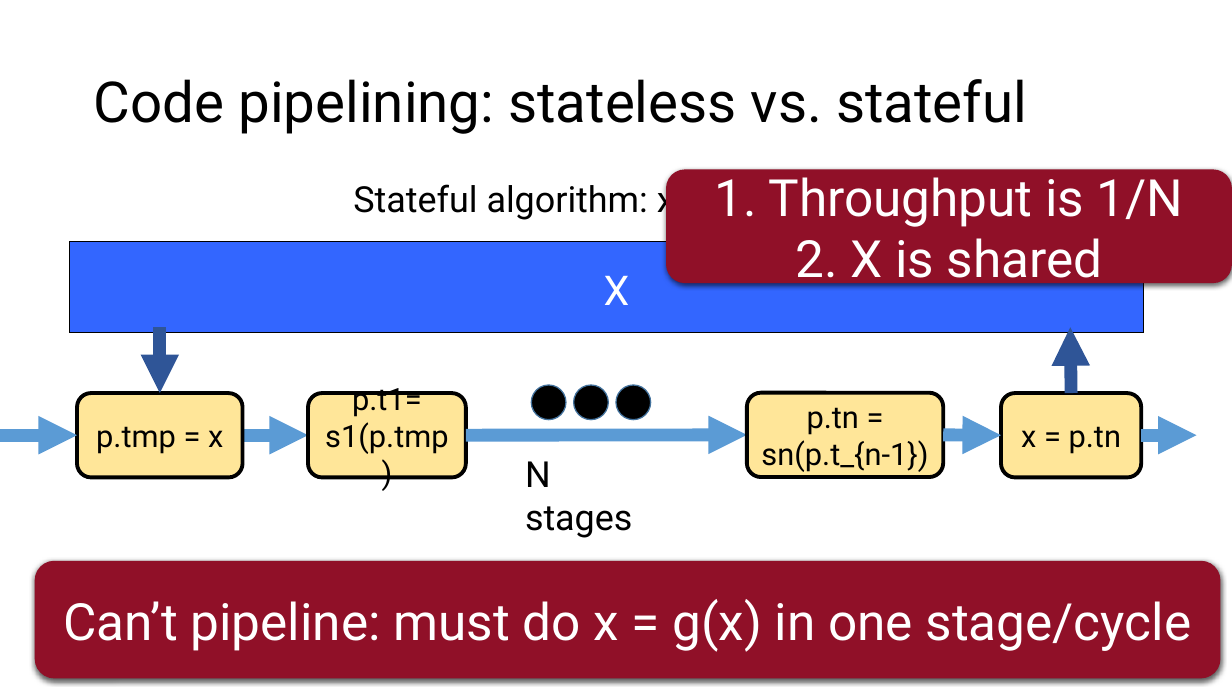
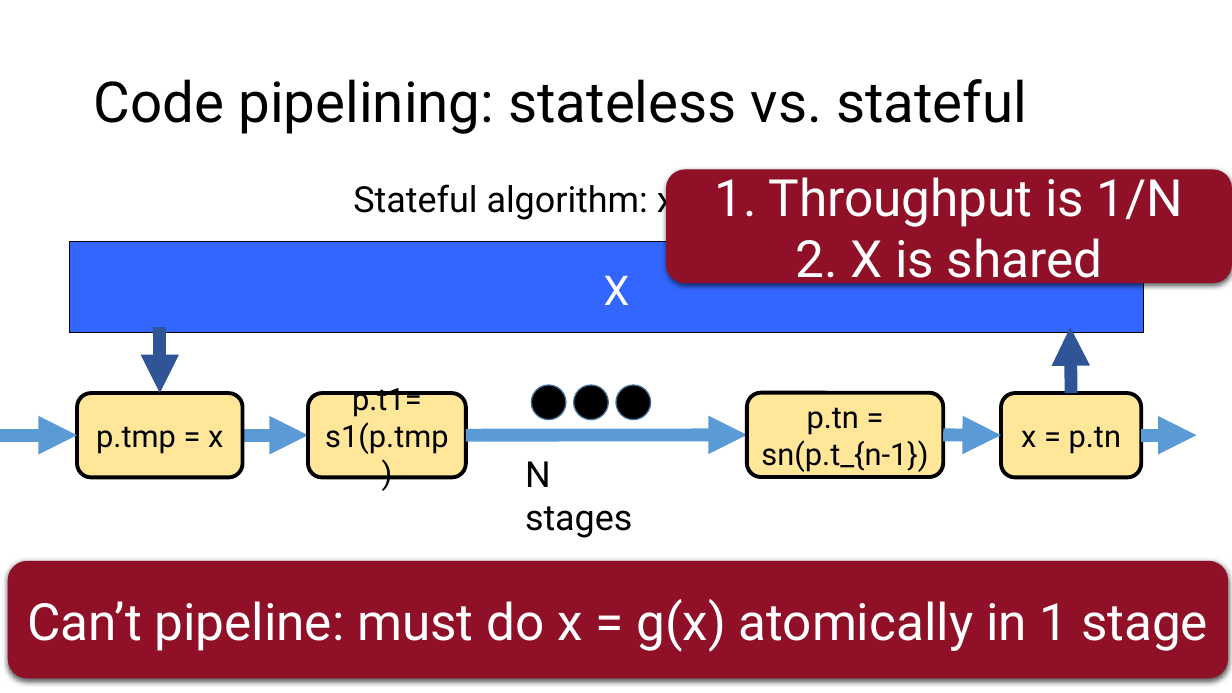
Before and after one commit to anirudhSK/pifo-domino-marple-ppts, a slide deck: slide 34 of combined_domino_pifo.pptx. Drawn at 1232x693 pixels with LibreOffice and Linux fonts; fonts in the diff are those of the drawing. Boxes give left, top, right and bottom in pixels: in the first picture for what was removed or moved away, otherwise in the second. Text is boxed around its words. In the diff, an @@ line names an element or a change of style, - is before the commit and + after.

```diff
--- a/combined_domino_pifo.pptx
+++ b/combined_domino_pifo.pptx
@@ rounded rectangle "Can’t pipeline: must do x ...": place and size @@
-rounded rectangle "Can’t pipeline: must do x ..." at box(35, 561, 1221, 678)
+rounded rectangle "Can’t pipeline: must do x ..." at box(7, 561, 1228, 678)
@@ text in rounded rectangle at box(27, 599, 1208, 652): text changed @@
-Can’t pipeline: must do x = g(x) in one stage/cycle
+Can’t pipeline: must do x = g(x) atomically in 1 stage
```
Also in this commit, not shown: 10 other slides changed.
